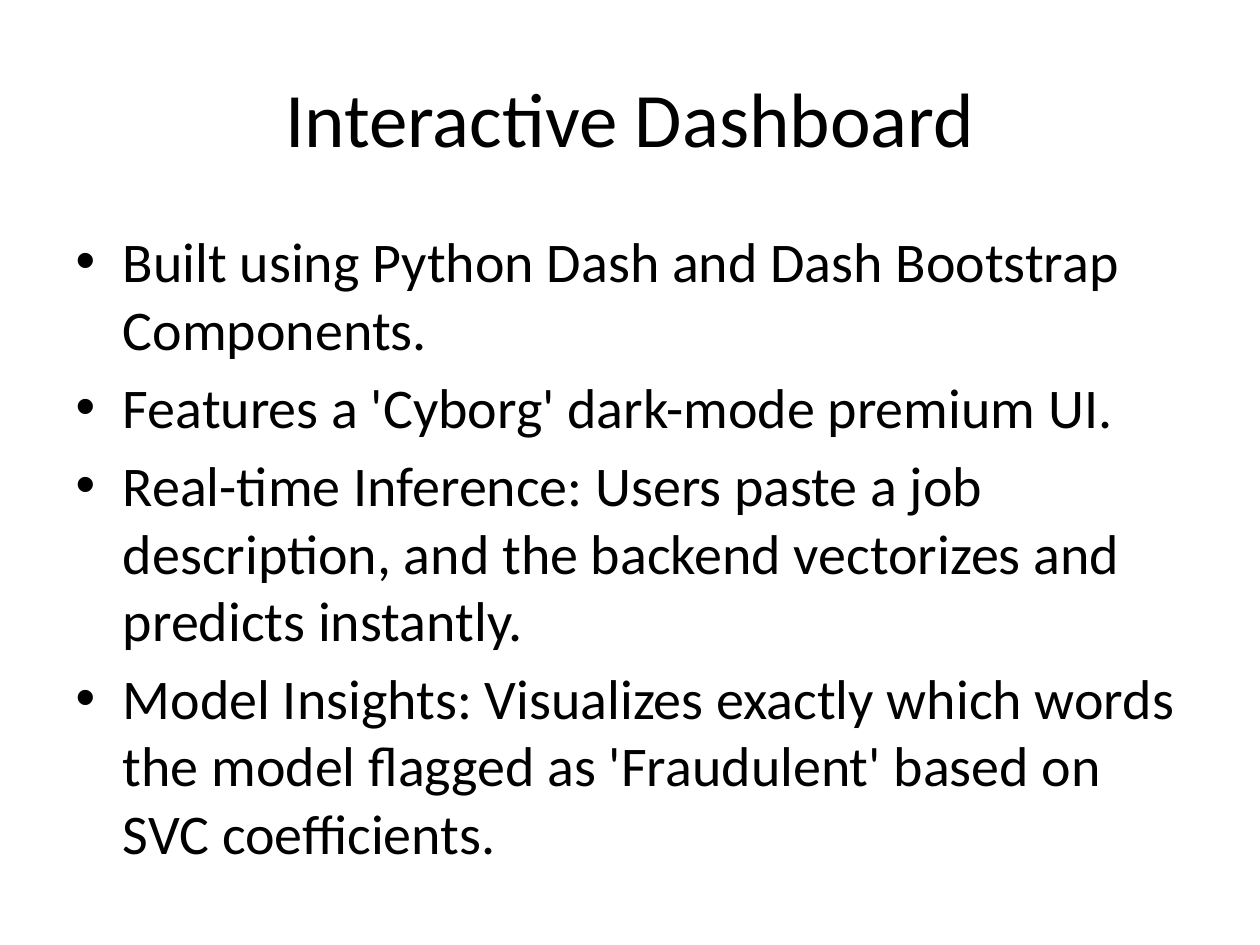
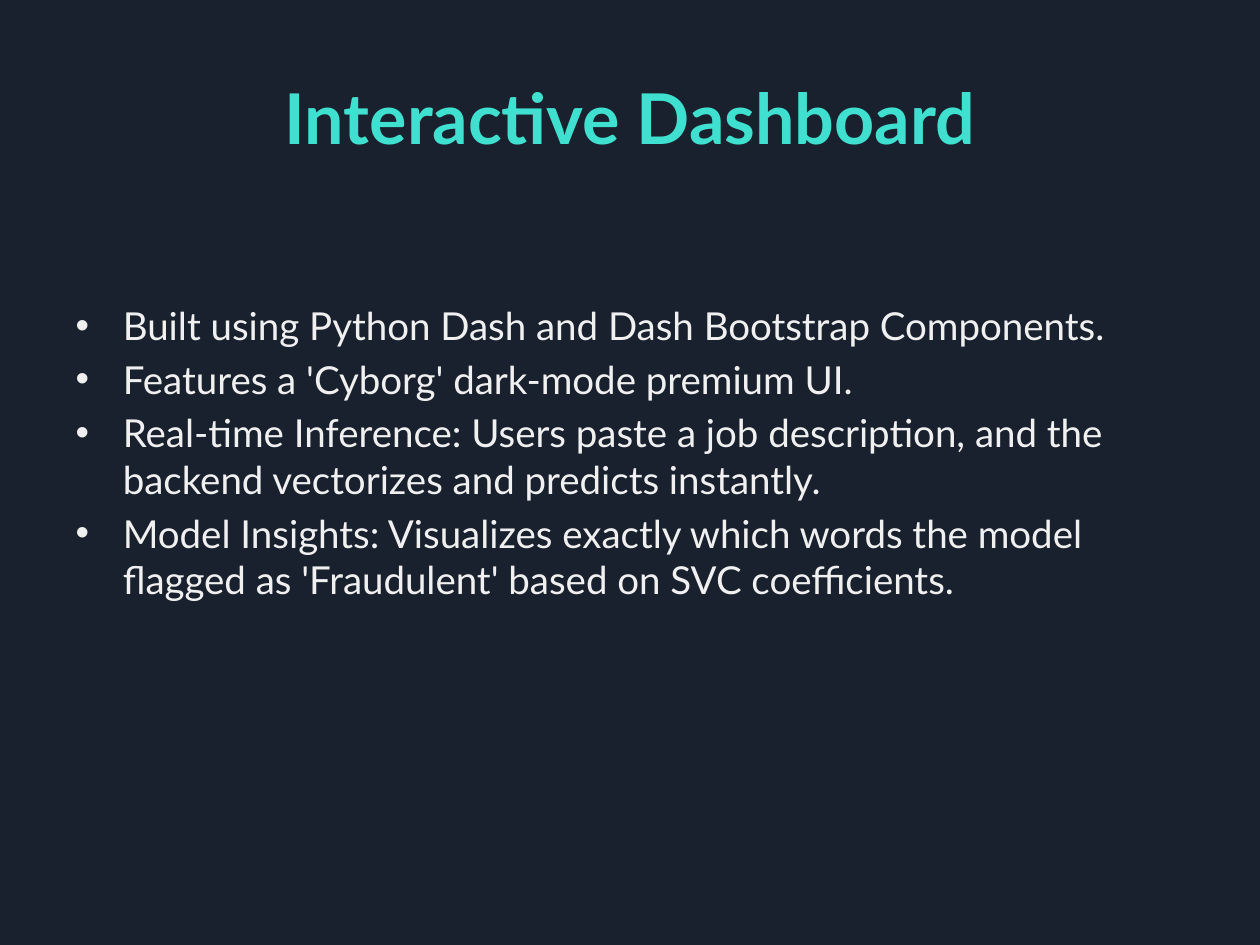
Before and after one commit to samreenrizvii/fake_job_detection, a slide deck: slide 9 of docs/TrueJob_Presentation.pptx. Drawn at 1260x945 pixels with LibreOffice and Linux fonts; fonts in the diff are those of the drawing. Boxes give left, top, right and bottom in pixels: in the first picture for what was removed or moved away, otherwise in the second. Text is boxed around its words. In the diff, an @@ line names an element or a change of style, - is before the commit and + after.

Commit message:
Enhance PPT presentation with a dark cyan theme

```diff
--- a/docs/TrueJob_Presentation.pptx
+++ b/docs/TrueJob_Presentation.pptx
@@ background #FFFFFF to #18212D @@
@@ title "Interactive Dashboard" at box(285, 92, 975, 145): size 44 to 40 pt, font Calibri to Lato, text colour #000000 to #40E0D0, bold on @@
@@ text "Built using Python Dash and ..." at box(123, 311, 1104, 601): size 32 to 22 pt, font Calibri to Lato, text colour #000000 to #F0F0F0; less space between paragraphs @@
```
Also in this commit, not shown: 9 other slides changed, 1 other file.
